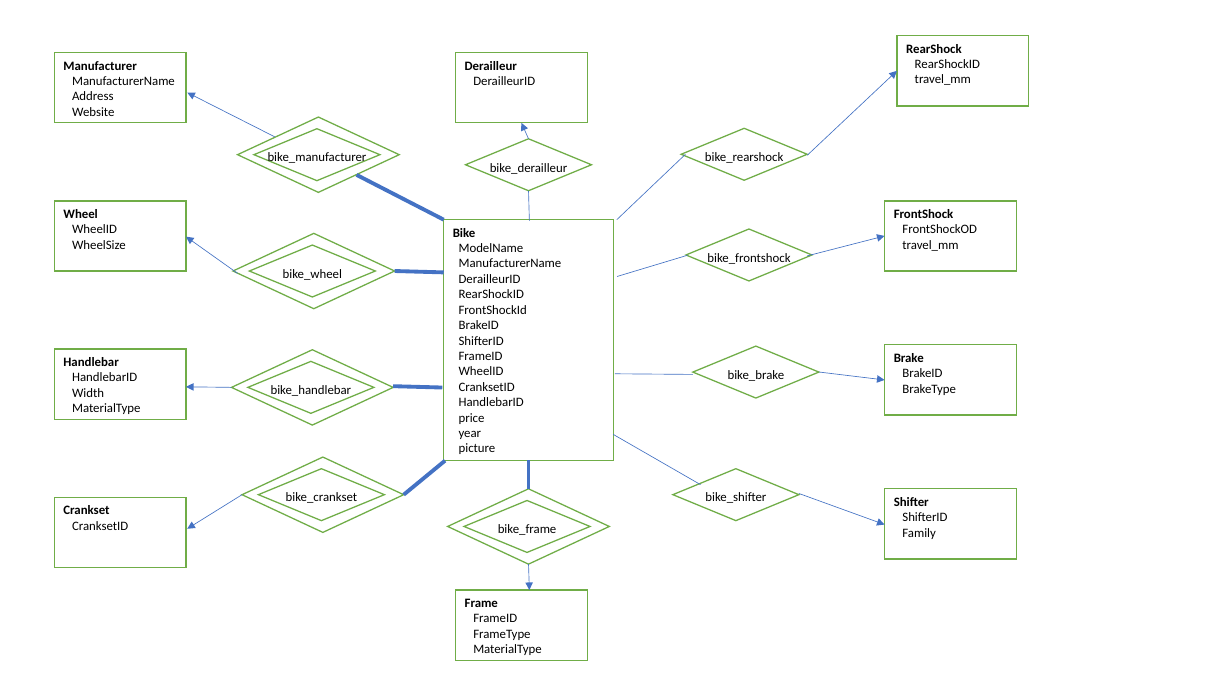
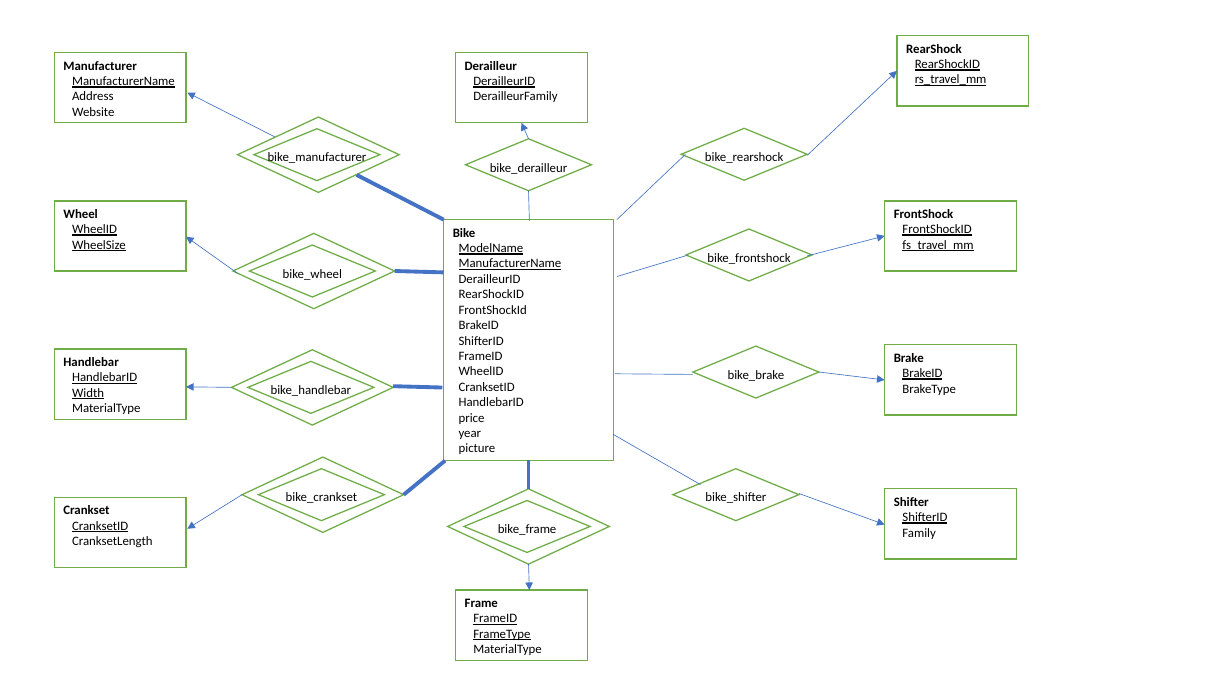
Before and after one commit to axm862/EECS341, a slide deck: slide 1 of finalprojectERdiagram.pptx. Drawn at 1232x693 pixels with LibreOffice and Linux fonts; fonts in the diff are those of the drawing. Boxes give left, top, right and bottom in pixels: in the first picture for what was removed or moved away, otherwise in the second. Text is boxed around its words. In the diff, an @@ line names an element or a change of style, - is before the commit and + after.

Commit message:
Changed ER diagram in old ppt

```diff
--- a/finalprojectERdiagram.pptx
+++ b/finalprojectERdiagram.pptx
@@ text at box(915, 59, 980, 71): underline on in "RearShockID" @@
@@ text at box(72, 76, 175, 88): underline on in "ManufacturerName" @@
@@ text at box(473, 76, 535, 88): underline on in "DerailleurID" @@
@@ text at box(915, 74, 987, 86): text changed @@
-travel_mm
+rs_travel_mm
@@ text at box(473, 91, 557, 102): paragraph added @@
+DerailleurFamily
@@ text at box(72, 224, 126, 251): underline on in "WheelID", "WheelSize" @@
@@ text at box(902, 224, 973, 251): text changed @@
-FrontShockOD
-travel_mm
+FrontShockID
+fs_travel_mm
@@ text at box(459, 243, 562, 270): underline on in "ModelName", "ManufacturerName" @@
@@ text at box(72, 372, 137, 399): underline on in "HandlebarID", "Width" @@
@@ text at box(902, 368, 942, 380): underline on in "BrakeID" @@
@@ text at box(72, 536, 152, 548): paragraph added @@
+CranksetLength
@@ text at box(72, 521, 128, 532): underline on in "CranksetID" @@
@@ text at box(902, 512, 947, 524): underline on in "ShifterID" @@
@@ text at box(473, 613, 530, 640): underline on in "FrameID", "FrameType" @@
```
